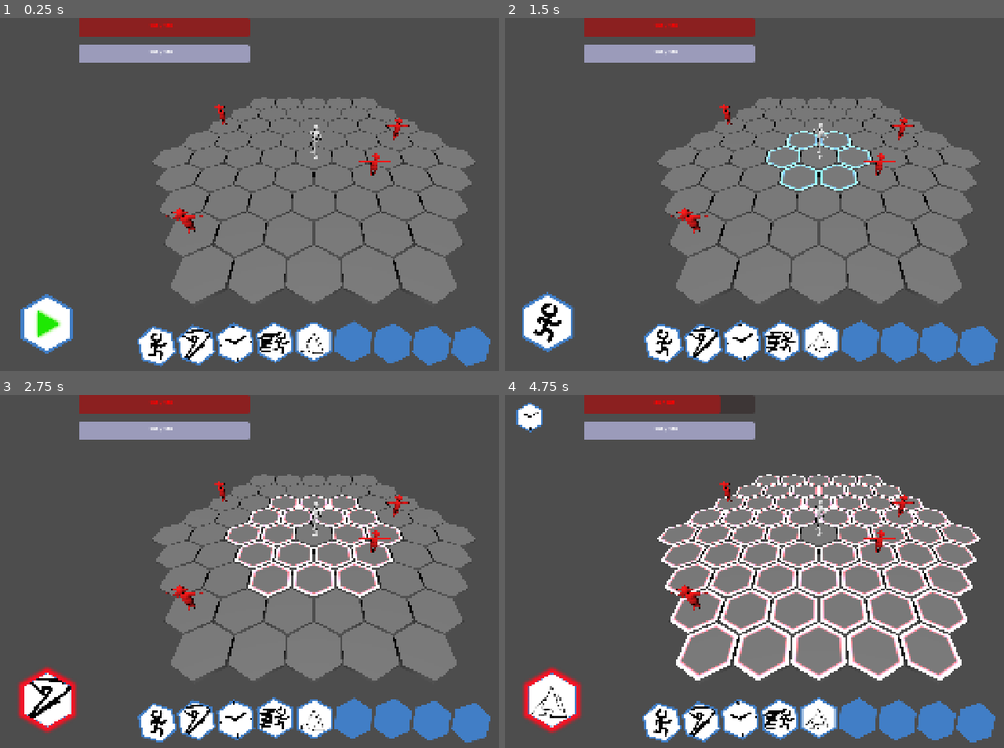
Above: before the commit, frames 1-4 (two rows, left to right).
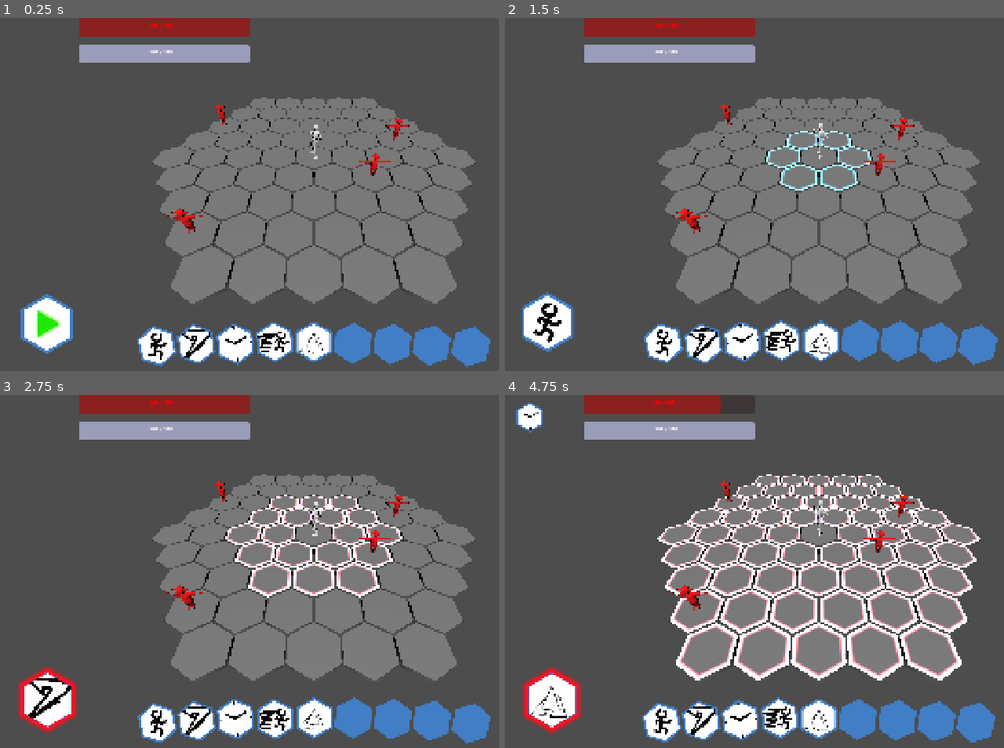
Above: after the commit, the same moments.

Repository: mmb5049/IGME601-Group4
Game: Godot game, scene res://Levels/Arena.tscn
The game is run twice, just before and just after one commit, with the same random seed, the same clock (stepped at 60 frames per second) and the same inputs.
Inputs (mouse positions are in pixels of both pictures, inside the frame that each line leads up to):
- Up to frame 1 (0.25 s): no input
- Up to frame 2 (1.5 s): click (549, 325) at 0.5 s; tap Enter at 1.25 s; drag from (664, 339) to (879, 116) at 1.27 s
- Up to frame 3 (2.75 s): drag from (194, 719) to (284, 642) at 2.02 s
- Up to frame 4 (4.75 s): move the mouse to (739, 719) at 2.77 s; hold D 2.78-3.5 s; tap H at 2.85 s; click (739, 719) at 2.92 s; drag from (779, 716) to (629, 518) at 3.52 s; drag from (819, 719) to (849, 571) at 4.27 s

The runs differ from the first frame. In frame 1, 0.6% of the frame differs, in the area x 35-98%, y 85-99%; in frame 2, 0.6%; in frame 3, 0.9%; in frame 4, 0.9%, in the area x 28-96%, y 30-99%.

Commit message:
New attempt

Diff:
--- a/igme-601-group-4/Characters/player_controller.gd
+++ b/igme-601-group-4/Characters/player_controller.gd
@@ -360,35 +360,31 @@
 
 		Global.AbilityType.ATTACK:
 			# Lambda function that damages the enemy
-			var action_fired := false
-
+			var action_fired : bool = false
+			print("in attack")
 			var attack = func():
 				action_fired = true
-
 				var target_cell: Vector2i = target.target_cell + movement.current_cell
 
 				if HexGrid.is_occupied(target_cell) and HexGrid.occupied_cells[target_cell] is Enemy:
 					(HexGrid.occupied_cells[target_cell] as Enemy).damage(ability.damage)
 				else:
-					var new_display: Node3D = number_display.instantiate()
+					var new_display:Node3D = number_display.instantiate()
 					get_parent().add_child(new_display)
+
 					new_display.global_position = HexGrid.hex_to_world(target_cell) + Vector3(0, 0.5, 0)
 					new_display.set_number(0)
-
+			# if there is an animation, wait for it to finish and only call attack
+			# when it lines up with the animation
 			if has_animation:
 				animationManager.take_action.connect(attack)
 				await animationManager.animationPlayer.animation_finished
 
+   		 # Diagnostic: ensure damage executes even if the animation
+   		 # never triggered its action keyframe.
 				if animationManager.take_action.is_connected(attack):
 					animationManager.take_action.disconnect(attack)
-					if not action_fired:
-						# Temporary fallback for builds where the event fails.
-						# Damage occurs at the end of the animation.
-						print("inside if")
-						attack.call()
-			else:
-				print("inside else")
-				attack.call()
+
 
 		Global.AbilityType.TRAP:
 			var trap_cell: Vector2i = (
